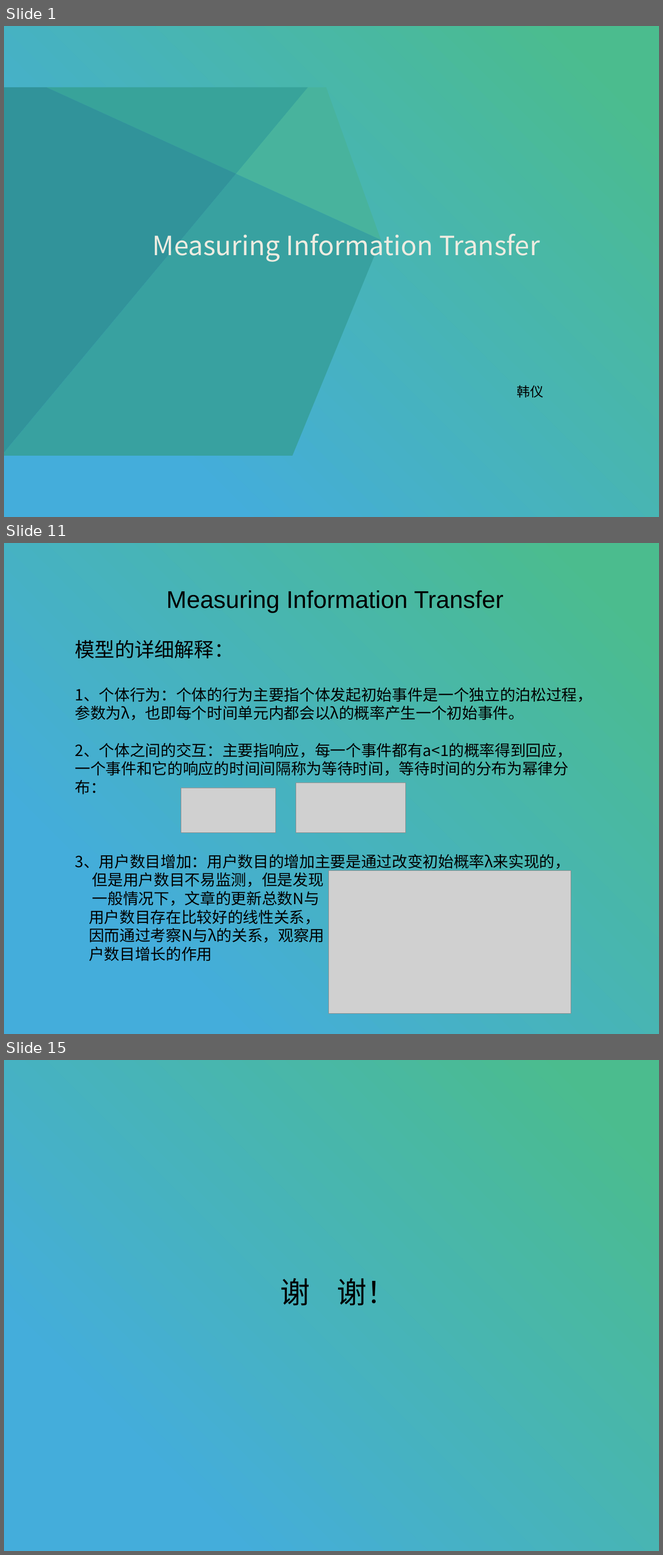
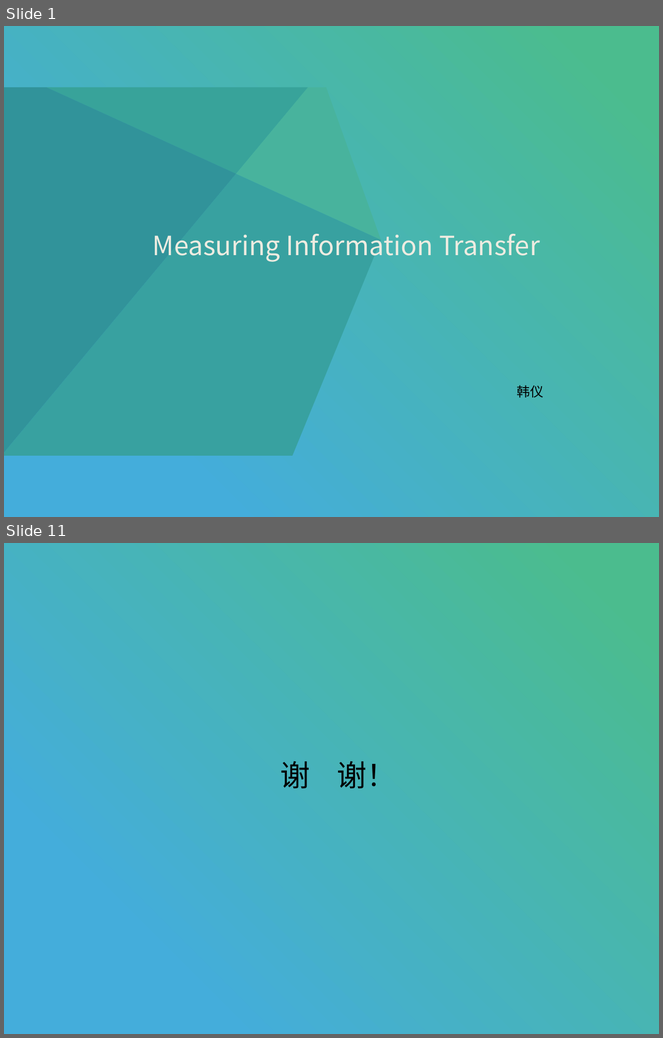
Before and after one commit to stan12138/daily, a slide deck: 转移熵.pptx. Shown one above the other, each under a label of ours: slides 1, 11 and 15 before the commit, slides 1 and 11 after it; the slides between them are not shown. The pictures are 663x1555 and 663x1038 pixels, drawn with LibreOffice and Linux fonts; fonts in the diff are those of the drawing; grey boxes stand for pictures. Boxes give left, top, right and bottom in pixels: in the first picture for what was removed or moved away, otherwise in the second. Text is boxed around its words. In the diff, an @@ line names an element or a change of style, - is before the commit and + after.

```diff
--- a/转移熵.pptx
+++ b/转移熵.pptx
@@ slide 11 removed at (4, 543, 659, 1034), background #FFFFFF; not listed: 1 template element that a slide beside it also shows @@
@@ text removed at (166, 590, 504, 613) @@
-Measuring Information Transfer
@@ text removed at (75, 640, 593, 962) @@
-模型的详细解释：
-1、个体行为：个体的行为主要指个体发起初始事件是一个独立的泊松过程，参数为λ，也即每个时间单元内都会以λ的概率产生一个初始事件。
-2、个体之间的交互：主要指响应，每一个事件都有a<1的概率得到回应，一个事件和它的响应的时间间隔称为等待时间，等待时间的分布为幂律分布：
-3、用户数目增加：用户数目的增加主要是通过改变初始概率λ来实现的，
-但是用户数目不易监测，但是发现
-一般情况下，文章的更新总数N与
-用户数目存在比较好的线性关系，
-因而通过考察N与λ的关系，观察用
-户数目增长的作用
@@ picture removed at (181, 788, 275, 833) @@
@@ picture removed at (296, 783, 405, 833) @@
@@ picture removed at (329, 871, 571, 1014) @@
@@ what was slide 15 is now slide 11 @@
```
Also in this commit, not shown: 8 slides changed, 1 slide added, 4 other slides removed, 2 other files.
